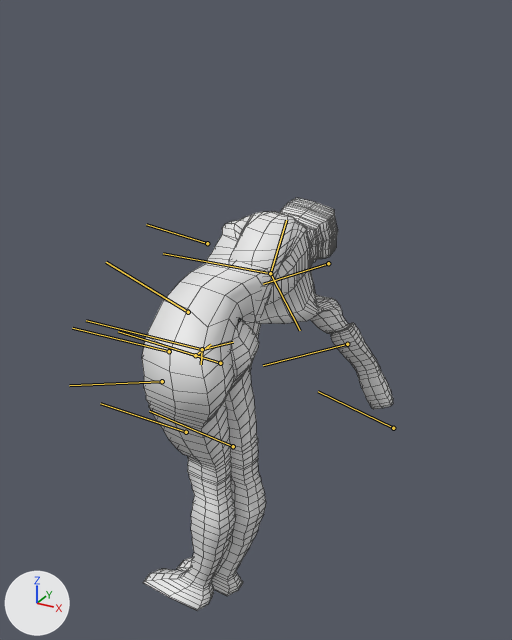
Two versions of the FBX model core/assets/models/humanblend/humanblend.fbx, one commit apart.
Before and after are seen from a 50 mm camera at (0.01078, -0.01605, 0.00971) aimed at (0.00038, 0.00287, 0.00025). The lights are fixed; the arrows at lower left show +X, +Y and +Z. Both versions are drawn at frame 12 of the action 'Default Take'; the numbers are the values there. The bones that bend it are drawn over the model as lines. Mesh edges are drawn as thin lines.

Objects in the first picture: 'human.001'.
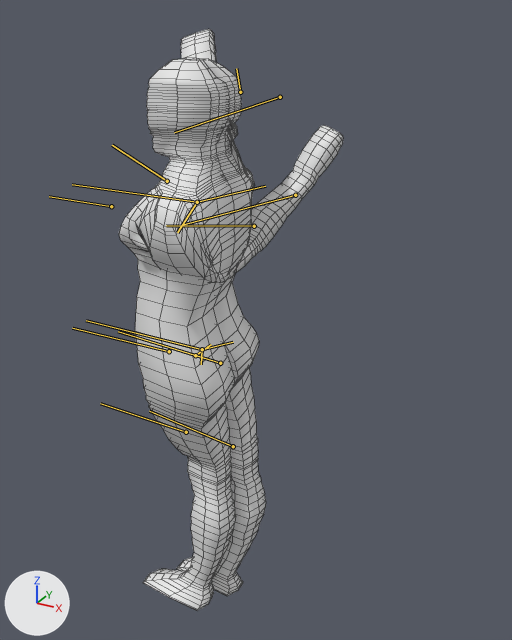
Location of each change, [x1, y1, x2, y2] in pixels of the pictures (512 x 640 px):
'human.001', posed (11% narrower, 41% taller)
    before: [142, 198, 393, 611]
    after: [119, 29, 343, 611]
bone 'Bone_002', root to tip
    before: (207, 243) to (146, 224)
    after: (111, 206) to (49, 196)
bone 'Bone_003', root to tip
    before: (188, 312) to (106, 262)
    after: (167, 181) to (112, 145)
bone 'Bone_005', root to tip
    before: (328, 263) to (263, 284)
    after: (254, 226) to (166, 225)
bone 'Bone_006', root to tip
    before: (347, 344) to (263, 365)
    after: (295, 195) to (182, 225)

Edits to the bpy script that builds the scene:
```text
Change bone_bone:
    where bone_bone = bpy.data.objects['human'].pose.bones['Bone']  # child of 'Armature'
    bone_bone.rotation_quaternion: (0.993, 0.0, -0.115, 0.0) -> (0.707, 0.0, -0.707, 0.0)  # degrees (0, -13, 0) -> degrees (0, -90, 0)
Change bone_bone_002:
    where bone_bone_002 = bpy.data.objects['human'].pose.bones['Bone_002']  # child of 'Bone_001'
    bone_bone_002.rotation_quaternion: (0.881, -0.041, -0.469, 0.04) -> (0.671, 0.06, -0.739, -0.033)  # degrees (-11, -55, 11) -> degrees (-53, -99, 55)
Change bone_bone_003:
    where bone_bone_003 = bpy.data.objects['human'].pose.bones['Bone_003']  # child of 'Bone_002'
    bone_bone_003.rotation_quaternion: (0.97, -0.092, -0.206, 0.085) -> (0.909, -0.046, -0.352, -0.22)  # degrees (-13, -23, 13) -> degrees (5, -41, -29)
Change bone_bone_005:
    where bone_bone_005 = bpy.data.objects['human'].pose.bones['Bone_005']  # child of 'Bone_004'
    bone_bone_005.rotation_quaternion: (0.848, 0.146, -0.485, -0.156) -> (0.675, -0.074, -0.734, -0.026)  # degrees (39, -51, -40) -> degrees (35, -96, -43)
Change bone_bone_006:
    where bone_bone_006 = bpy.data.objects['human'].pose.bones['Bone_006']  # child of 'Bone_005'
    bone_bone_006.rotation_quaternion: (0.97, 0.028, -0.24, -0.004) -> (0.906, 0.007, -0.38, 0.187)  # degrees (4, -28, -1) -> degrees (-10, -44, 27)
```
